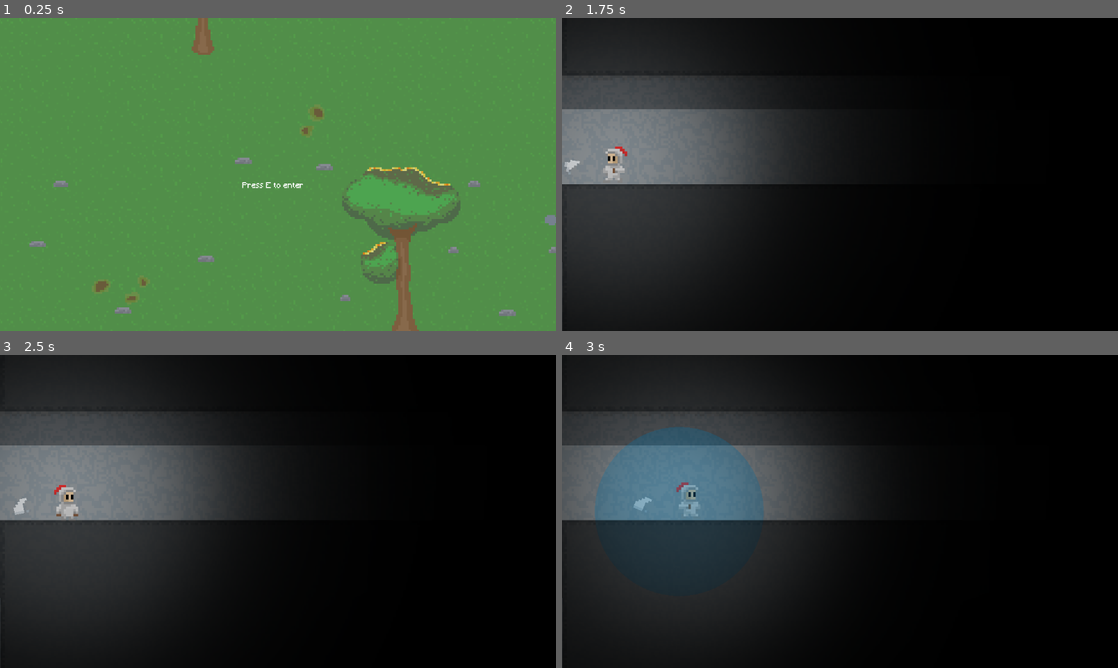
Above: before the commit, frames 1-4 (two rows, left to right).
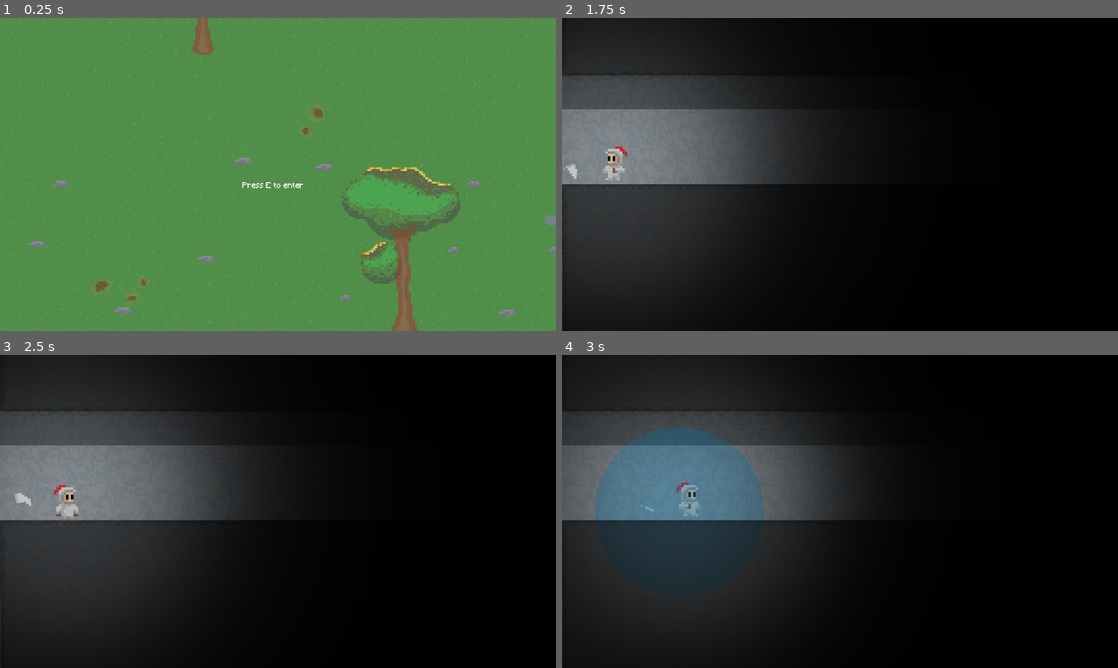
Above: after the commit, the same moments.

Repository: Senjia12/Game-dj-Ames
Game: Godot game, scene res://Level/game.tscn
The game is run twice, just before and just after one commit, with the same random seed, the same clock (stepped at 60 frames per second) and the same inputs.
Inputs (mouse positions are in pixels of both pictures, inside the frame that each line leads up to):
- Up to frame 1 (0.25 s): no input
- Up to frame 2 (1.75 s): tap E (interact) at 0.5 s; move the mouse to (962, 158) at 0.52 s; hold D (right) 0.53-1.28 s; hold S (bottom) 0.53-1.28 s; move the mouse to (728, 190) at 1.27 s; hold A (left) from 1.28 s (still down); tap Space (espace) at 1.35 s
- Up to frame 3 (2.5 s): move the mouse to (333, 442) at 2.02 s; release A (left) at 2.03 s; hold D (right) from 2.03 s (still down); tap E (interact) at 2.1 s
- Up to frame 4 (3 s): keep holding D (right); move the mouse to (812, 574) at 2.77 s; right-click (812, 574) at 2.85 s

Frame 1 is identical in both runs. In frame 2, less than 0.1% of the frame differs, in the area x 0-4%, y 45-52%; in frame 3, 0.1%, in the area x 2-6%, y 44-52%; in frame 4, less than 0.1%.

Commit message:
sword update

Diff:
--- a/bla/Unit/Joueur/player.gd
+++ b/bla/Unit/Joueur/player.gd
@@ -1,5 +1,4 @@
 extends CharacterBody2D
-
 
 func _enter_tree() -> void:
 	Globals.player = self
@@ -13,6 +12,7 @@
 	sword_direction = sword_direction.normalized()
 
 	$sword.look_at(mouse_position)
+	$sword.rotation_degrees += 90
 	$sword.show()
 
 	velocity.x = Input.get_action_strength("right") - Input.get_action_strength("left")
@@ -32,7 +32,7 @@
 	move_and_slide()
 
 	if $sword.global_position.distance_to(global_position) > 20:
-		$sword.position = (global_position - $sword.global_position).normalized() * 10
+		$sword.position = ($sword.global_position - global_position).normalized() * 10
 
 	if Input.is_action_just_pressed("espace") == true:
 		$sword.play("sword_attack")
--- a/bla/Unit/Joueur/player.tscn
+++ b/bla/Unit/Joueur/player.tscn
@@ -113,6 +113,9 @@
 }, {
 "duration": 1.0,
 "texture": SubResource("AtlasTexture_nlb33")
+}, {
+"duration": 1.0,
+"texture": SubResource("AtlasTexture_c0j4l")
 }],
 "loop": false,
 "name": &"sword_attack",
